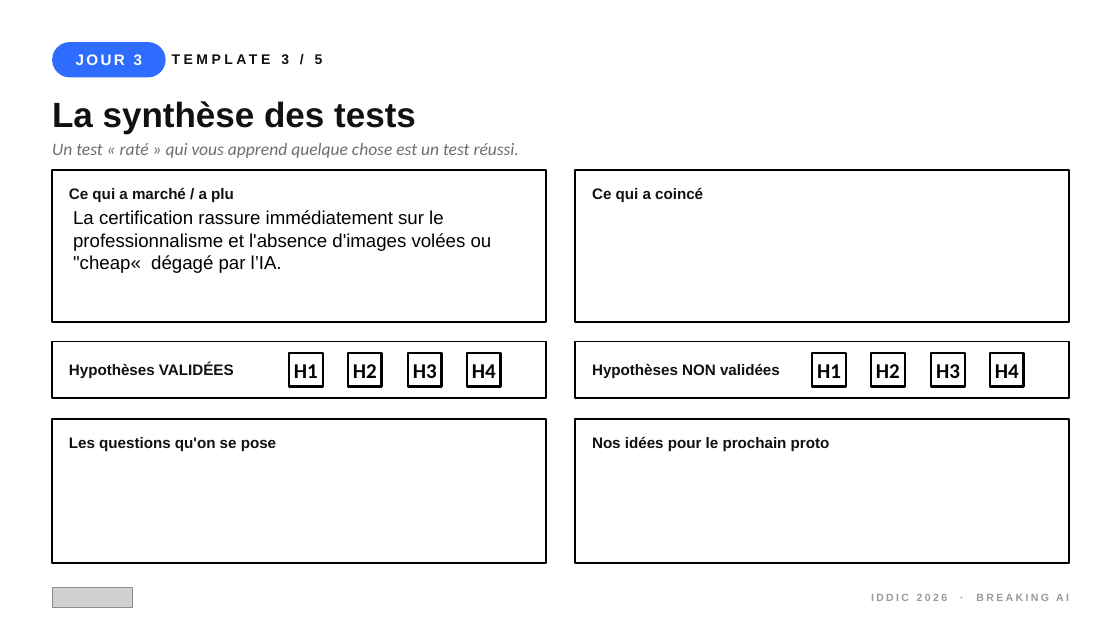
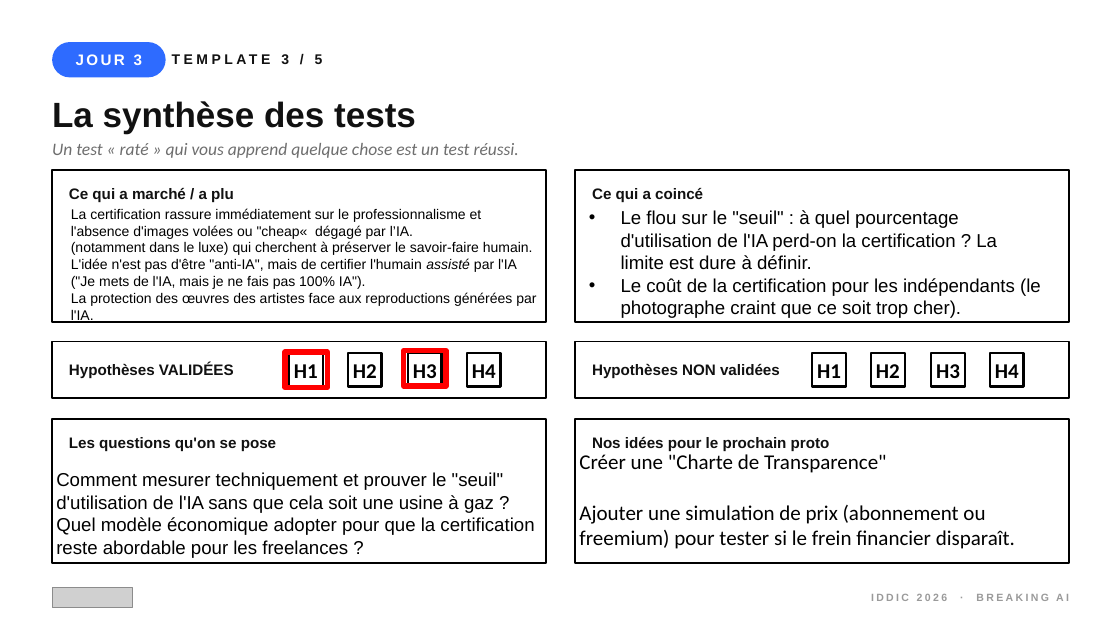
Before and after one commit to CorentinDuvillard/IDDIC, a slide deck: slide 6 of J3_IDDIC_JOUR_3.pptx. Drawn at 1120x631 pixels with LibreOffice and Linux fonts; fonts in the diff are those of the drawing; grey boxes stand for pictures. Boxes give left, top, right and bottom in pixels: in the first picture for what was removed or moved away, otherwise in the second. Text is boxed around its words. In the diff, an @@ line names an element or a change of style, - is before the commit and + after.

```diff
--- a/J3_IDDIC_JOUR_3.pptx
+++ b/J3_IDDIC_JOUR_3.pptx
@@ text at (71,208,482,239): size 16 to 12 pt in "La certification rassure immédiatement sur le professionnali ..." @@
@@ text added at (621,210,1041,318), 16 pt, text #000000 @@
+• Le flou sur le "seuil" : à quel pourcentage d'utilisation de l'IA perd-on la certification ? La limite est dure à définir.
+• Le coût de la certification pour les indépendants (le photographe craint que ce soit trop cher).
@@ text at (71,241,536,323): paragraphs added @@
+(notamment dans le luxe) qui cherchent à préserver le savoir-faire humain.
+L'idée n'est pas d'être "anti-IA", mais de certifier l'humain assisté par l'IA ("Je mets de l'IA, mais je ne fais pas 100% IA").
+La protection des œuvres des artistes face aux reproductions générées par l'IA.
@@ rectangle added at (285,351,327,387), outline #FF0000 4.5 pt @@
@@ rectangle added at (404,351,446,386), outline #FF0000 4.5 pt @@
@@ text in rectangle at (56,472,534,558): text added @@
+Comment mesurer techniquement et prouver le "seuil" d'utilisation de l'IA sans que cela soit une usine à gaz ?
+Quel modèle économique adopter pour que la certification reste abordable pour les freelances ?
@@ text in rectangle at (579,454,1015,549): text added @@
+Créer une "Charte de Transparence"
+Ajouter une simulation de prix (abonnement ou freemium) pour tester si le frein financier disparaît.
```
Also in this commit, not shown: 1 other slide changed, 7 other files.
